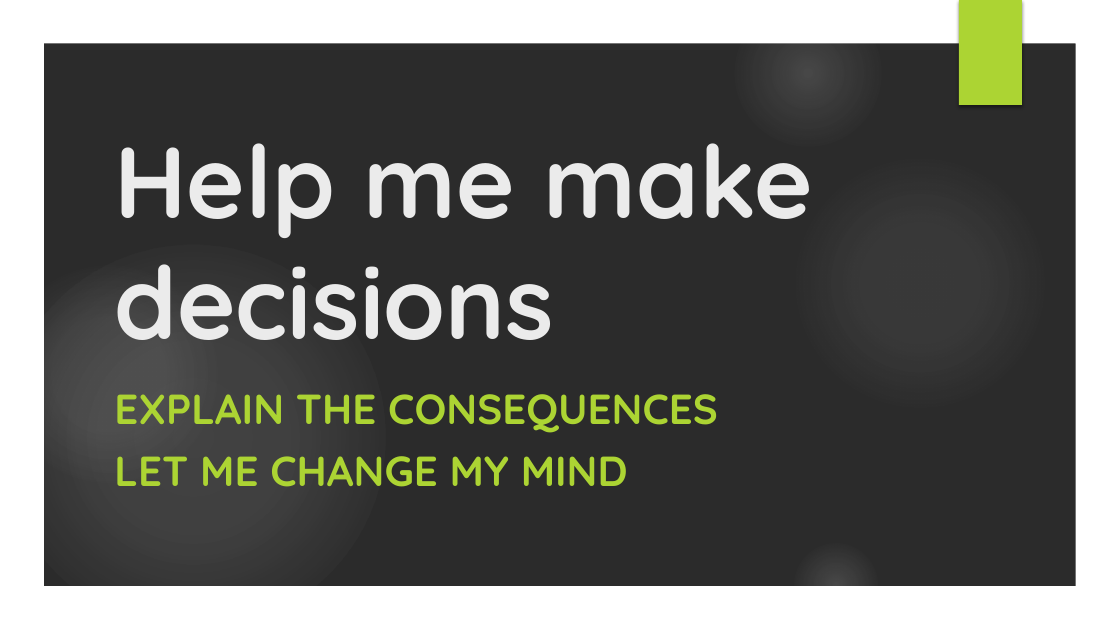
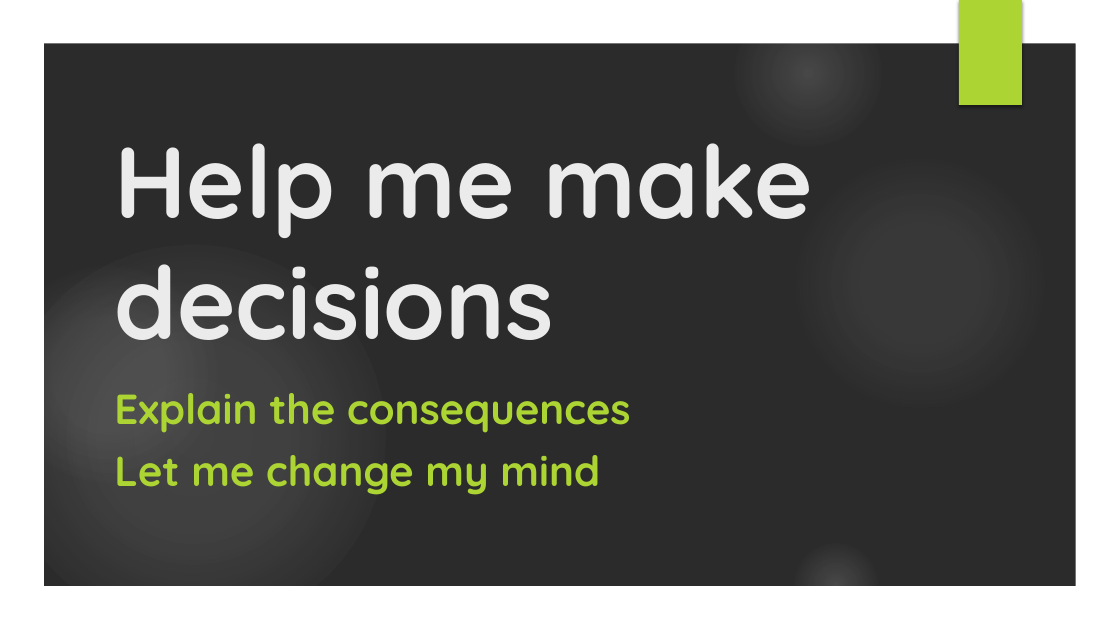
Before and after one commit to owenniblock/owenniblock, a slide deck: slide 25 of talks/id24 - ND Web Design.pptx. Drawn at 1120x630 pixels with LibreOffice and Linux fonts; fonts in the diff are those of the drawing; background and template pictures are left out; a plain dark background stands for a picture behind light text. Boxes give left, top, right and bottom in pixels: in the first picture for what was removed or moved away, otherwise in the second. Text is boxed around its words. In the diff, an @@ line names an element or a change of style, - is before the commit and + after.

```diff
--- a/talks/id24 - ND Web Design.pptx
+++ b/talks/id24 - ND Web Design.pptx
@@ subtitle at box(114, 393, 630, 495): text changed @@
-EXPLAIN THE CONSEQUENCES
-LET ME CHANGE MY MIND
+Explain the consequences
+Let me change my mind
```
Also in this commit, not shown: 21 other slides changed.
